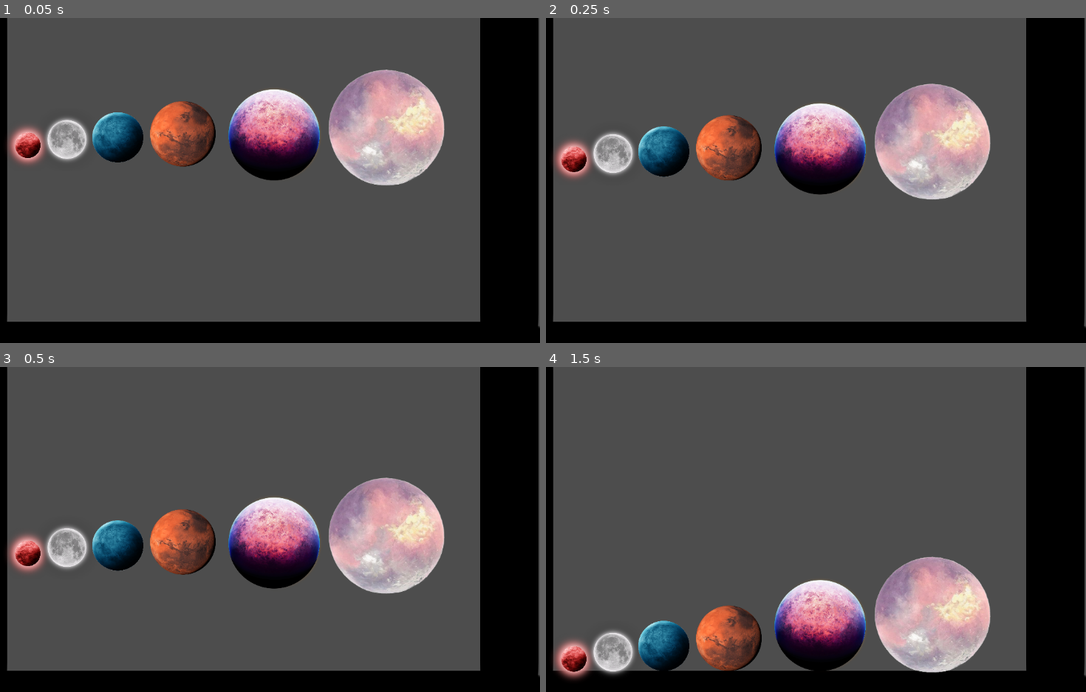
Above: before the commit, frames 1-4 (two rows, left to right).
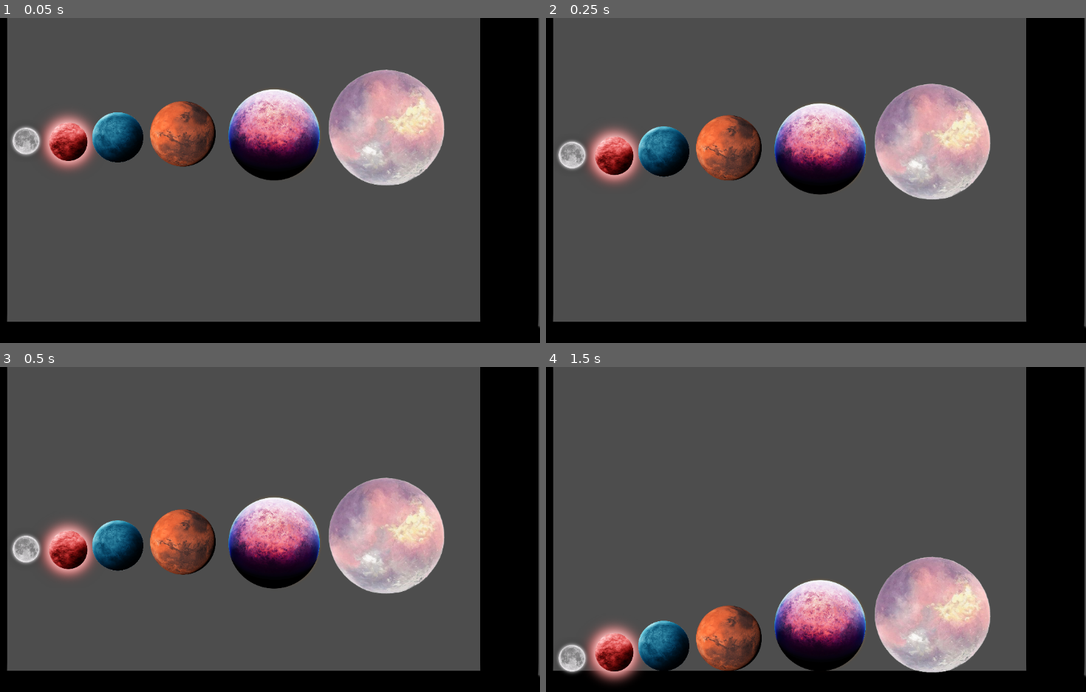
Above: after the commit, the same moments.

Repository: 6thAce/marbel-merger
Game: Godot game, scene res://main.tscn
The game is run twice, just before and just after one commit, with the same random seed, the same clock (stepped at 60 frames per second) and the same inputs. The engine's default icon, where the game draws it, is replaced by a stand-in: a white triangle on a blue panel in a dark square.
Inputs:
- Up to frame 1 (0.05 s): no input
- Up to frame 2 (0.25 s): no input
- Up to frame 3 (0.5 s): no input
- Up to frame 4 (1.5 s): tap Enter at 1.25 s

The runs differ from the first frame. In frame 1, 2.1% of the frame differs, in the area x 1-18%, y 28-48%; in frame 2, 2.1%; in frame 3, 2.1%; in frame 4, 2.2%, in the area x 1-18%, y 78-98%.

Commit message:
planet resized

Diff:
--- a/ball0.tscn
+++ b/ball0.tscn
@@ -1,16 +1,15 @@
-[gd_scene load_steps=3 format=3 uid="uid://dem7sn5vpcpx0"]
+[gd_scene load_steps=3 format=3 uid="uid://dn0bkncduyfsg"]
 
-[ext_resource type="Texture2D" uid="uid://iiv7wscammqe" path="res://Planet/pngwing.com (7).png" id="1_aufaw"]
+[ext_resource type="Texture2D" uid="uid://b17tl20ipyl2r" path="res://Planet/pngwing.com (6).png" id="1_3203s"]
 
-[sub_resource type="CircleShape2D" id="CircleShape2D_aufaw"]
-radius = 31.249996
+[sub_resource type="CircleShape2D" id="CircleShape2D_5jjlg"]
+radius = 26.019224
 
 [node name="ball0" type="RigidBody2D"]
 
 [node name="Sprite2D" type="Sprite2D" parent="."]
-scale = Vector2(0.2, 0.2)
-texture = ExtResource("1_aufaw")
+scale = Vector2(0.17, 0.17)
+texture = ExtResource("1_3203s")
 
 [node name="CollisionShape2D" type="CollisionShape2D" parent="."]
-scale = Vector2(0.8, 0.8)
-shape = SubResource("CircleShape2D_aufaw")
+shape = SubResource("CircleShape2D_5jjlg")
--- a/ball1.tscn
+++ b/ball1.tscn
@@ -1,15 +1,16 @@
-[gd_scene load_steps=3 format=3 uid="uid://dn0bkncduyfsg"]
+[gd_scene load_steps=3 format=3 uid="uid://dem7sn5vpcpx0"]
 
-[ext_resource type="Texture2D" uid="uid://b17tl20ipyl2r" path="res://Planet/pngwing.com (6).png" id="1_3203s"]
+[ext_resource type="Texture2D" uid="uid://iiv7wscammqe" path="res://Planet/pngwing.com (7).png" id="1_aufaw"]
 
-[sub_resource type="CircleShape2D" id="CircleShape2D_5jjlg"]
-radius = 38.052597
+[sub_resource type="CircleShape2D" id="CircleShape2D_aufaw"]
+radius = 63.333332
 
 [node name="ball1" type="RigidBody2D"]
 
 [node name="Sprite2D" type="Sprite2D" parent="."]
-scale = Vector2(0.25, 0.25)
-texture = ExtResource("1_3203s")
+scale = Vector2(0.3, 0.3)
+texture = ExtResource("1_aufaw")
 
 [node name="CollisionShape2D" type="CollisionShape2D" parent="."]
-shape = SubResource("CircleShape2D_5jjlg")
+scale = Vector2(0.6, 0.6)
+shape = SubResource("CircleShape2D_aufaw")
--- a/main.tscn
+++ b/main.tscn
@@ -2,8 +2,8 @@
 
 [ext_resource type="Script" uid="uid://bill4kdpkvshf" path="res://main.gd" id="1_5vw27"]
 [ext_resource type="PackedScene" uid="uid://bmi4l8isf2vaf" path="res://backgroung.tscn" id="1_ig7tw"]
-[ext_resource type="PackedScene" uid="uid://dem7sn5vpcpx0" path="res://ball0.tscn" id="2_0xm2m"]
-[ext_resource type="PackedScene" uid="uid://dn0bkncduyfsg" path="res://ball1.tscn" id="3_272bh"]
+[ext_resource type="PackedScene" uid="uid://dem7sn5vpcpx0" path="res://ball1.tscn" id="2_0xm2m"]
+[ext_resource type="PackedScene" uid="uid://dn0bkncduyfsg" path="res://ball0.tscn" id="3_272bh"]
 [ext_resource type="PackedScene" uid="uid://dmh855alp8erh" path="res://ball2.tscn" id="4_5vw27"]
 [ext_resource type="PackedScene" uid="uid://da3f7w6w23chk" path="res://ball4.tscn" id="5_kek77"]
 [ext_resource type="PackedScene" uid="uid://b6gpitykrcbhg" path="res://ball5.tscn" id="6_4c57u"]
@@ -26,10 +26,10 @@
 position = Vector2(604, -32)
 
 [node name="ball" parent="." instance=ExtResource("2_0xm2m")]
-position = Vector2(184, 276)
+position = Vector2(263, 269)
 
 [node name="ball2" parent="." instance=ExtResource("3_272bh")]
-position = Vector2(261, 265)
+position = Vector2(181, 268)
 
 [node name="ball3" parent="." instance=ExtResource("4_5vw27")]
 position = Vector2(487, 254)
